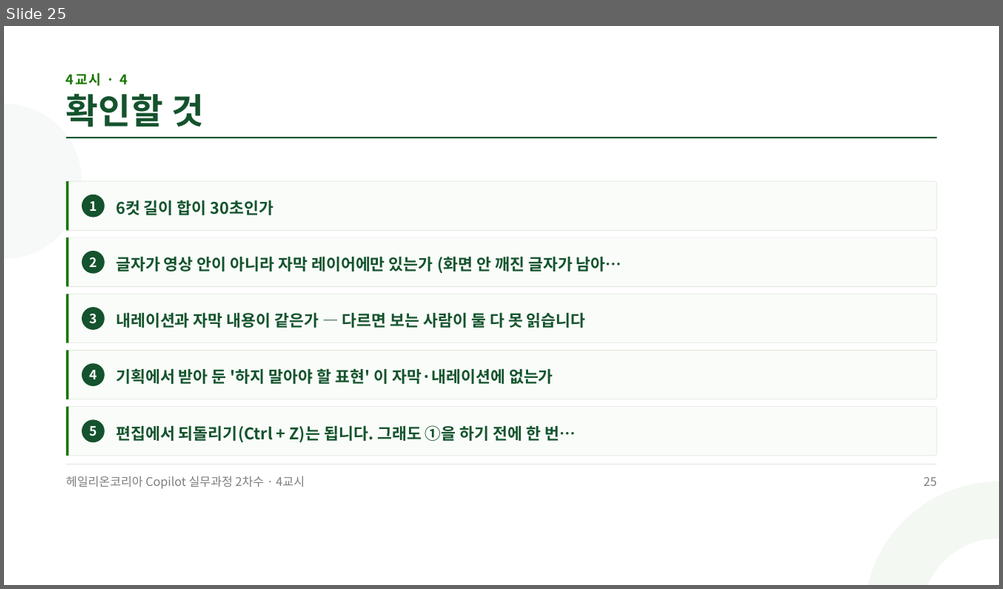
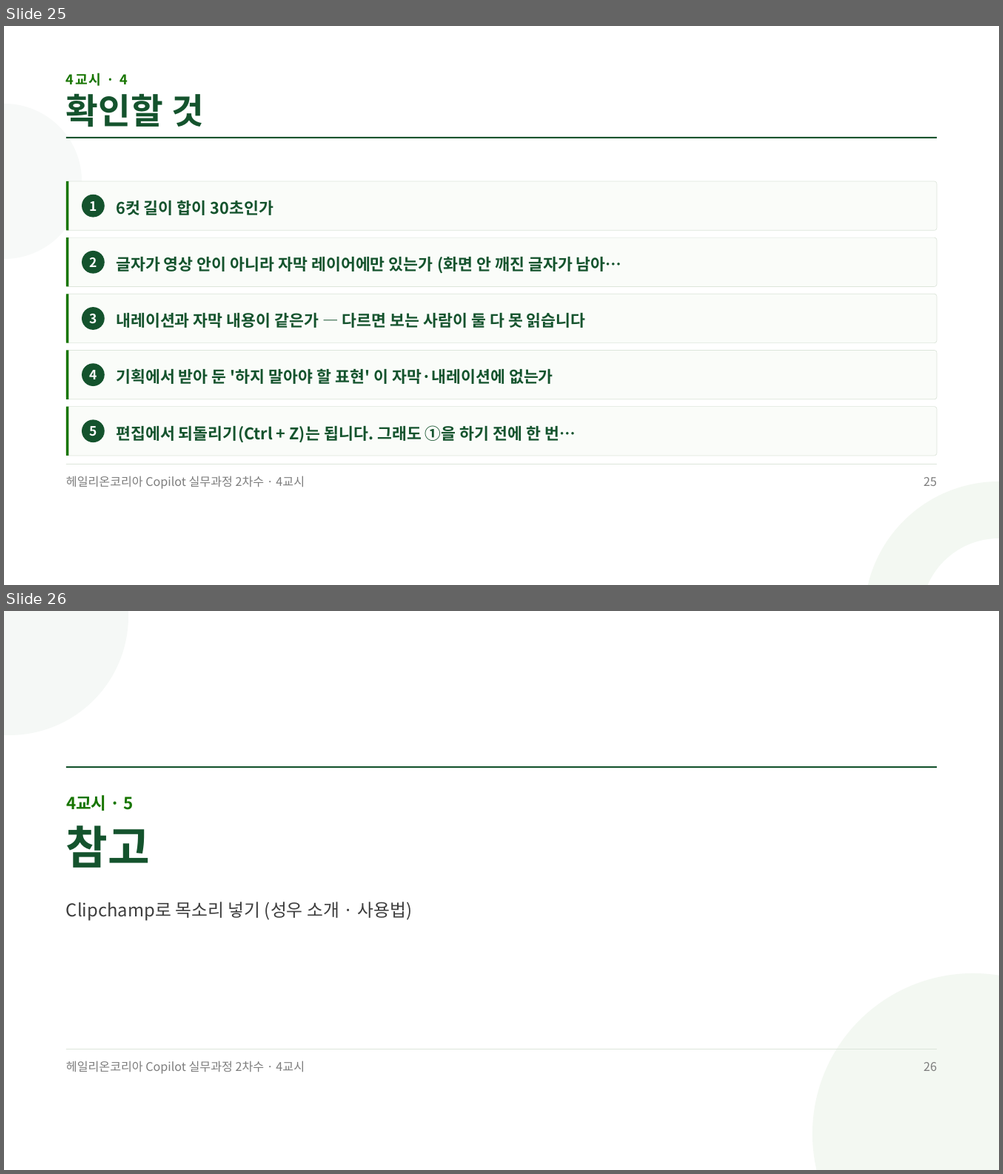
Before and after one commit to aebonlee/materials, a slide deck: haleon/haleon-슬라이드-4교시.pptx. Shown one above the other, each under a label of ours: slide 25 before the commit, slides 25 and 26 after it. The pictures are 1003x589 and 1003x1174 pixels, drawn with LibreOffice and Linux fonts; fonts in the diff are those of the drawing. Boxes give left, top, right and bottom in pixels: in the first picture for what was removed or moved away, otherwise in the second. Text is boxed around its words. In the diff, an @@ line names an element or a change of style, - is before the commit and + after.

```diff
--- a/haleon/haleon-슬라이드-4교시.pptx
+++ b/haleon/haleon-슬라이드-4교시.pptx
@@ slide 26 added at bbox=[4, 611, 999, 1170], background #FFFFFF @@
@@ ellipse added at bbox=[4, 611, 128, 735], fill #F5F8F6 @@
@@ rectangle added at bbox=[66, 766, 936, 768], fill #14532D @@
@@ text added at bbox=[66, 795, 134, 811], 24 pt, text #177500, bold @@
+4교시 · 5
@@ text added at bbox=[66, 826, 150, 868], 66 pt, text #14532D, bold @@
+참고
@@ text added at bbox=[66, 902, 412, 921], 25.5 pt, text #3D3D3D @@
+Clipchamp로 목소리 넣기 (성우 소개 · 사용법)
@@ ellipse added at bbox=[812, 974, 999, 1170], fill #F3F8F2 @@
@@ rectangle added at bbox=[66, 1049, 936, 1050], fill #DCE5DA @@
@@ text added at bbox=[66, 1061, 304, 1074], 17.2 pt, text #7D7D7D @@
+헤일리온코리아 Copilot 실무과정 2차수 · 4교시
@@ text added at bbox=[923, 1062, 936, 1071], 17.2 pt, text #7D7D7D @@
+26
```
Also in this commit, not shown: 8 slides changed, 5 other slides added, 1 other file.
